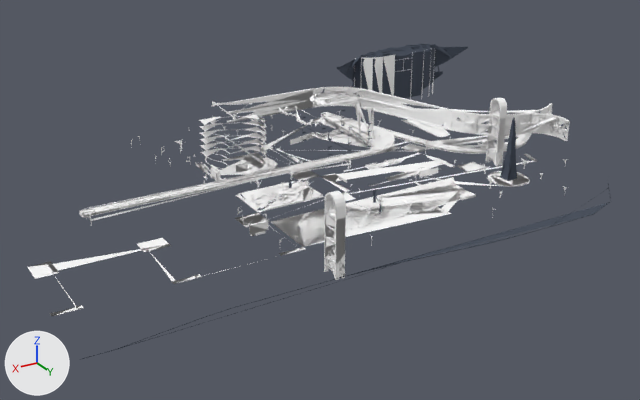
Two versions of the glTF model models/street_island2_05.glb, one commit apart.
One viewpoint serves both versions: a 50 mm lens placed at (-158.0, 953.0, 280.0), pointed at (-511.0, 365.0, -14.0). The lights are fixed; the arrows at lower left show +X, +Y and +Z. The first picture is the older version.

The first picture shows 'seg_1015', 'seg_364', 'seg_366', 'seg_395', 'seg_399', 'seg_424', 'seg_428', 'seg_788', 'seg_820', 'seg_933', 'seg_960', 'seg_962', 'seg_997' and 33 more.
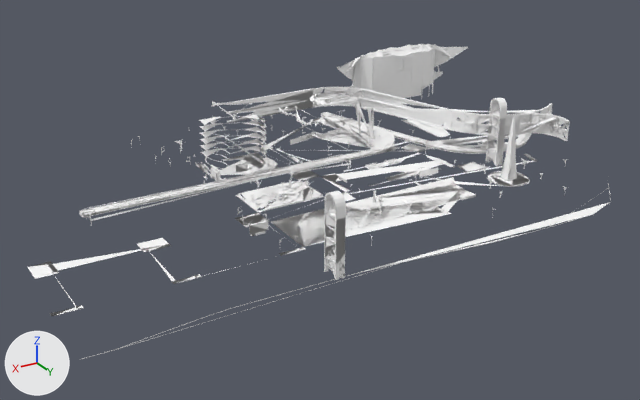
Where the change shows, as pixel boxes [x1, y1, x2, y2] in the pictures (640 x 400 px):
'seg_933', recoloured (lighter): [337, 44, 468, 98] in both
'seg_1015', recoloured: [79, 184, 611, 360] in both
'seg_997', recoloured (greyish blue to white): [500, 118, 517, 181] in both

The edits, one by one:
Material 'GC_Z1_Props_Street_Alpha|BakeGroup_Island2_Roads0|2x' (mat_gc_z1_props_street_alpha_bakegroup_island2_roads0_2x) is new.
Its base color is (1.0, 1.0, 1.0) (white #ffffff).
Its roughness is 1.0.
Material 'GC_Z1_Props_Street_Alpha|BakeGroup_Island2_Landmarks0|2x' (mat_gc_z1_props_street_alpha_bakegroup_island2_landmarks0_2x) is new.
Its base color is (1.0, 1.0, 1.0) (white #ffffff).
Its roughness is 1.0.
Material 'GC_Footprint_STD_Net_T|BakeGroup_Island2_Landmarks0|2x' (mat_gc_footprint_std_net_t_bakegroup_island2_landmarks0_2x) is new.
Its base color is (1.0, 1.0, 1.0) (white #ffffff).
Its roughness is 1.0.
me_seg_933 has 154 vertices, 382 faces and spans x -789.0..-621.0, y 198.0..215.0, z 5.0..60.0.
me_seg_933 no longer uses material mat_dark (greyish blue #424b59).
me_seg_933 gains material mat_gc_footprint_std_net_t_bakegroup_island2_landmarks0_2x (white #ffffff).
me_seg_997 has 88 vertices, 162 faces and spans x -652.8..-643.0, y 437.9..447.7, z 4.2..57.5.
me_seg_997 no longer uses material mat_dark (greyish blue #424b59).
me_seg_997 gains material mat_gc_z1_props_street_alpha_bakegroup_island2_landmarks0_2x (white #ffffff).
me_seg_1015 has 26 vertices, 37 faces and spans x -728.0..-260.0, y 477.0..527.0, z 0.0..1.0.
me_seg_1015 no longer uses material mat_dark (greyish blue #424b59).
me_seg_1015 gains material mat_gc_z1_props_street_alpha_bakegroup_island2_roads0_2x (white #ffffff).
